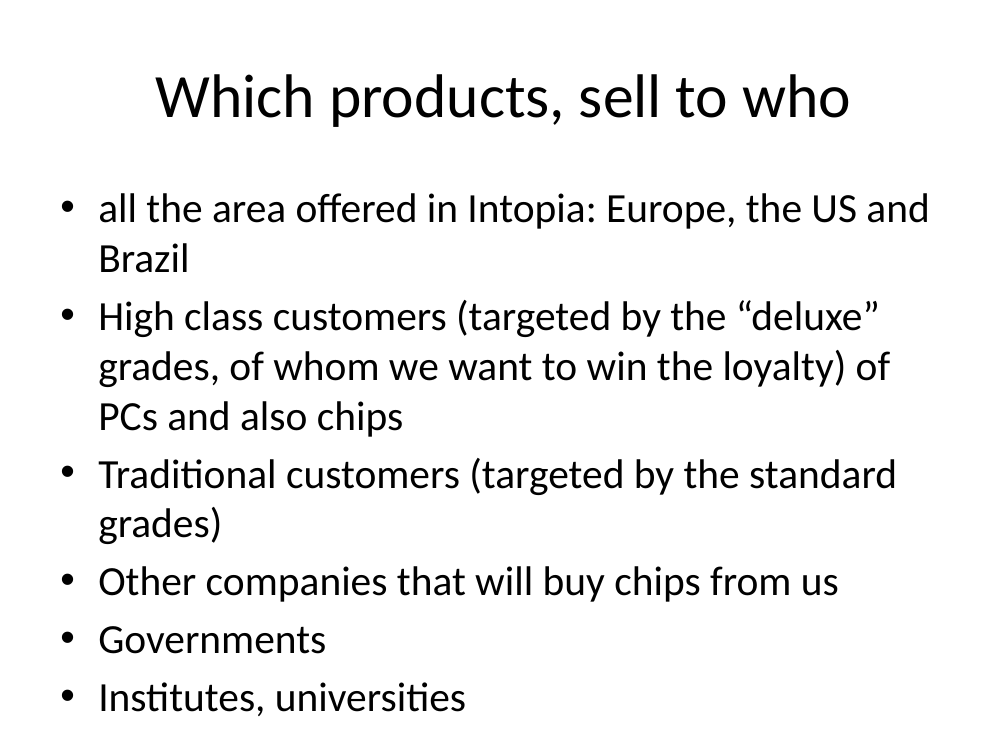
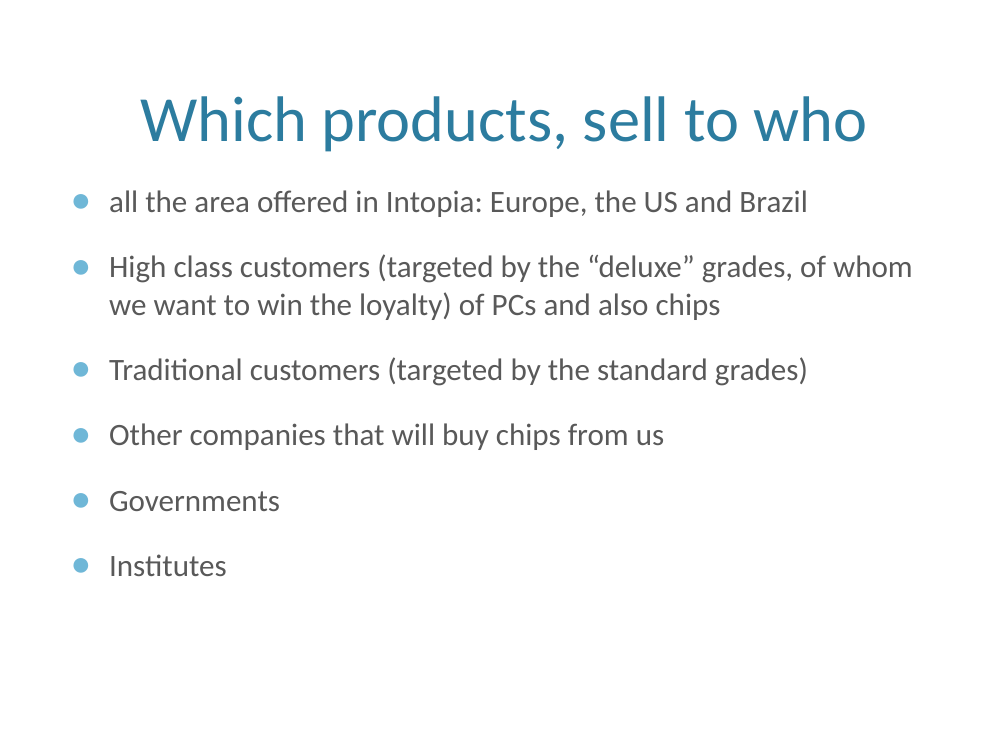
Before and after one commit to dj-death/modtech-bussim-2013, a slide deck: slide 7 of Documents/Final_Presentation.pptx (slide 5 before the commit). Drawn at 1008x756 pixels with LibreOffice and Linux fonts; fonts in the diff are those of the drawing; background and template pictures are left out. Boxes give left, top, right and bottom in pixels: in the first picture for what was removed or moved away, otherwise in the second. Text is boxed around its words. In the diff, an @@ line names an element or a change of style, - is before the commit and + after.

```diff
--- a/Documents/Final_Presentation.pptx
+++ b/Documents/Final_Presentation.pptx
@@ title "Which products, sell to who": place and size @@
-title "Which products, sell to who" at box(156, 74, 851, 127)
+title "Which products, sell to who" at box(140, 96, 868, 152)
@@ title "Which products, sell to who" at box(140, 96, 868, 152): size 44 to 46 pt, text colour #000000 to #2C7C9F; vertical alignment middle to bottom @@
@@ text "all the area offered in ...": place and size @@
-text "all the area offered in ..." at box(98, 193, 929, 654)
+text "all the area offered in ..." at box(109, 190, 913, 576)
@@ text at box(109, 190, 913, 511): size 29.6 to 22.2 pt, text colour #000000 to #595959; bullet • to ●; more space between paragraphs @@
@@ text at box(109, 554, 227, 576): text changed; size 29.6 to 22.2 pt; text colour #000000 to #595959 @@
-• Institutes, universities
+● Institutes
```
Also in this commit, not shown: 11 other slides changed, 15 slides added, 5 slides removed.
